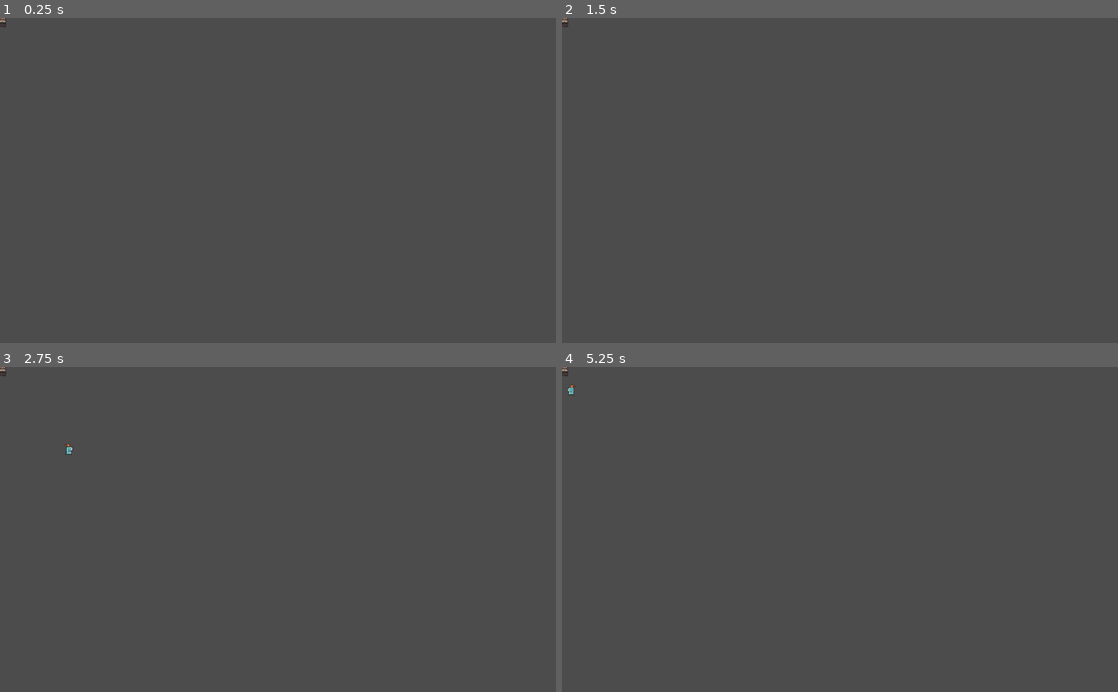
Above: before the commit, frames 1-4 (two rows, left to right).
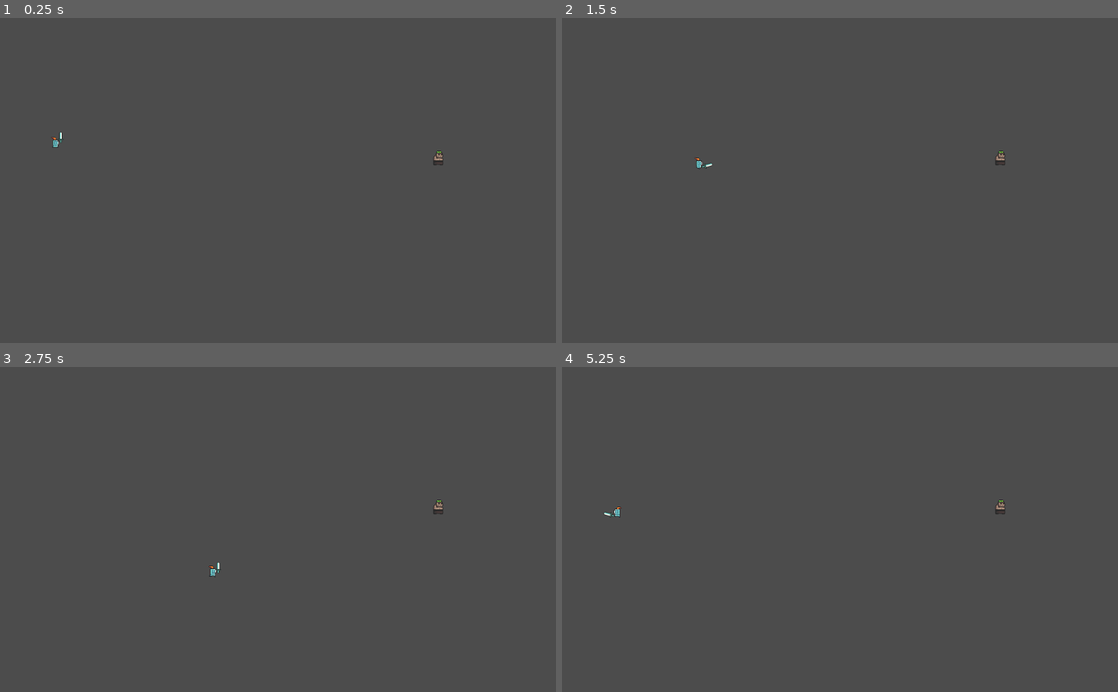
Above: after the commit, the same moments.

Repository: josephmbustamante/ludum-dare-45
Game: Godot game, scene res://Scenes/Main.tscn
The game is run twice, just before and just after one commit, with the same random seed, the same clock (stepped at 60 frames per second) and the same inputs.
Inputs (mouse positions are in pixels of both pictures, inside the frame that each line leads up to):
- Up to frame 1 (0.25 s): no input
- Up to frame 2 (1.5 s): tap Enter at 0.5 s; move the mouse to (962, 164) at 0.52 s; hold Right (right) 0.53-1.28 s; click (962, 164) at 0.6 s; move the mouse to (728, 196) at 1.27 s; hold Down (down) from 1.28 s (still down); click (728, 196) at 1.35 s
- Up to frame 3 (2.75 s): tap Space at 2 s; move the mouse to (333, 458) at 2.02 s; release Down (down) at 2.03 s; hold Right (right) from 2.03 s (still down); click (333, 458) at 2.1 s
- Up to frame 4 (5.25 s): move the mouse to (812, 594) at 2.77 s; release Right (right) at 2.78 s; hold W (up) 2.78-3.53 s; click (812, 594) at 2.85 s; move the mouse to (1006, 578) at 3.52 s; hold Left (left) 3.53-5.03 s; click (1006, 578) at 3.6 s; move the mouse to (673, 480) at 4.27 s; click (673, 480) at 4.35 s; move the mouse to (867, 529) at 5.02 s; hold Down (down) from 5.03 s (still down); click (867, 529) at 5.1 s

The runs differ from the first frame. In frame 1, 0.1% of the frame differs, in the area x 0-80%, y 0-46%; in frame 2, 0.1%; in frame 3, 0.2%, in the area x 0-80%, y 0-65%; in frame 4, 0.2%.

Commit message:
Add sword swing and hit detection

Diff:
--- /dev/null
+++ b/Scenes/Enemy.gd
@@ -0,0 +1,4 @@
+extends KinematicBody2D
+
+func handle_hit():
+	print("Enemy was hit!")
--- a/Scenes/Main.tscn
+++ b/Scenes/Main.tscn
@@ -10,14 +10,17 @@
 [ext_resource path="res://Assets/Sprites/knight_m_run_anim_f1.png" type="Texture" id=8]
 [ext_resource path="res://Assets/Sprites/knight_m_run_anim_f2.png" type="Texture" id=9]
 [ext_resource path="res://Assets/Sprites/knight_m_run_anim_f3.png" type="Texture" id=10]
-[ext_resource path="res://Assets/Sprites/big_zombie_idle_anim_f0.png" type="Texture" id=11]
-[ext_resource path="res://Assets/Sprites/big_zombie_idle_anim_f1.png" type="Texture" id=12]
-[ext_resource path="res://Assets/Sprites/big_zombie_idle_anim_f2.png" type="Texture" id=13]
-[ext_resource path="res://Assets/Sprites/big_zombie_idle_anim_f3.png" type="Texture" id=14]
-[ext_resource path="res://Assets/Sprites/big_zombie_run_anim_f0.png" type="Texture" id=15]
-[ext_resource path="res://Assets/Sprites/big_zombie_run_anim_f1.png" type="Texture" id=16]
-[ext_resource path="res://Assets/Sprites/big_zombie_run_anim_f2.png" type="Texture" id=17]
-[ext_resource path="res://Assets/Sprites/big_zombie_run_anim_f3.png" type="Texture" id=18]
+[ext_resource path="res://Assets/Sprites/weapon_regular_sword.png" type="Texture" id=11]
+[ext_resource path="res://Scenes/Weapon.gd" type="Script" id=12]
+[ext_resource path="res://Scenes/Enemy.gd" type="Script" id=13]
+[ext_resource path="res://Assets/Sprites/big_zombie_idle_anim_f0.png" type="Texture" id=14]
+[ext_resource path="res://Assets/Sprites/big_zombie_idle_anim_f1.png" type="Texture" id=15]
+[ext_resource path="res://Assets/Sprites/big_zombie_idle_anim_f2.png" type="Texture" id=16]
+[ext_resource path="res://Assets/Sprites/big_zombie_idle_anim_f3.png" type="Texture" id=17]
+[ext_resource path="res://Assets/Sprites/big_zombie_run_anim_f0.png" type="Texture" id=18]
+[ext_resource path="res://Assets/Sprites/big_zombie_run_anim_f1.png" type="Texture" id=19]
+[ext_resource path="res://Assets/Sprites/big_zombie_run_anim_f2.png" type="Texture" id=20]
+[ext_resource path="res://Assets/Sprites/big_zombie_run_anim_f3.png" type="Texture" id=21]
 
 [sub_resource type="SpriteFrames" id=1]
 animations = [ {
@@ -40,14 +43,32 @@
 [sub_resource type="RectangleShape2D" id=2]
 extents = Vector2( 5, 10 )
 
+[sub_resource type="Animation" id=5]
+resource_name = "WeaponSwing"
+length = 0.2
+tracks/0/type = "value"
+tracks/0/path = NodePath(".:rotation_degrees")
+tracks/0/interp = 1
+tracks/0/loop_wrap = true
+tracks/0/imported = false
+tracks/0/enabled = true
+tracks/0/keys = {
+"times": PoolRealArray( 0, 0.1, 0.2 ),
+"transitions": PoolRealArray( 1, 1, 1 ),
+"update": 0,
+"values": [ 0.0, 90.0, 0.0 ]
+}
+
+[sub_resource type="RectangleShape2D" id=6]
+
 [sub_resource type="SpriteFrames" id=3]
 animations = [ {
-"frames": [ ExtResource( 11 ), ExtResource( 12 ), ExtResource( 13 ), ExtResource( 14 ) ],
+"frames": [ ExtResource( 14 ), ExtResource( 15 ), ExtResource( 16 ), ExtResource( 17 ) ],
 "loop": true,
 "name": "idle",
 "speed": 12.0
 }, {
-"frames": [ ExtResource( 15 ), ExtResource( 16 ), ExtResource( 17 ), ExtResource( 18 ) ],
+"frames": [ ExtResource( 18 ), ExtResource( 19 ), ExtResource( 20 ), ExtResource( 21 ) ],
 "loop": true,
 "name": "run",
 "speed": 12.0
@@ -63,6 +84,7 @@
 current = true
 
 [node name="Player" type="KinematicBody2D" parent="."]
+position = Vector2( 100, 225 )
 script = ExtResource( 1 )
 
 [node name="AnimatedSprite" type="AnimatedSprite" parent="Player"]
@@ -73,7 +95,27 @@
 position = Vector2( 0, 5 )
 shape = SubResource( 2 )
 
-[node name="Enemy" type="KinematicBody2D" parent="."]
+[node name="Weapon" type="Sprite" parent="Player"]
+position = Vector2( 5, 5 )
+texture = ExtResource( 11 )
+centered = false
+offset = Vector2( 0, -20 )
+script = ExtResource( 12 )
+
+[node name="AnimationPlayer" type="AnimationPlayer" parent="Player/Weapon"]
+anims/WeaponSwing = SubResource( 5 )
+
+[node name="Area2D" type="Area2D" parent="Player/Weapon"]
+
+[node name="CollisionShape2D" type="CollisionShape2D" parent="Player/Weapon/Area2D"]
+position = Vector2( 20, -5 )
+shape = SubResource( 6 )
+
+[node name="Enemy" type="KinematicBody2D" parent="." groups=[
+"enemy",
+]]
+position = Vector2( 805, 255 )
+script = ExtResource( 13 )
 
 [node name="AnimatedSprite" type="AnimatedSprite" parent="Enemy"]
 frames = SubResource( 3 )
@@ -82,3 +124,4 @@
 [node name="CollisionShape2D" type="CollisionShape2D" parent="Enemy"]
 position = Vector2( 0, 5 )
 shape = SubResource( 4 )
+[connection signal="body_entered" from="Player/Weapon/Area2D" to="Player/Weapon" method="_on_Area2D_body_entered"]
--- a/Scenes/Player.gd
+++ b/Scenes/Player.gd
@@ -1,6 +1,8 @@
 extends KinematicBody2D
 
 export var speed: int = 200
+
+var facing_left: bool = false
 
 # Called when the node enters the scene tree for the first time.
 func _ready() -> void:
@@ -23,9 +25,17 @@
 	else:
 		$AnimatedSprite.play("idle")
 
-	if velocity.x < 0:
-		$AnimatedSprite.flip_h = true
-	elif velocity.x > 0:
-		$AnimatedSprite.flip_h = false
+	if velocity.x < 0 && !facing_left:
+		scale.x *= -1
+		facing_left = true
+	elif velocity.x > 0 && facing_left:
+		scale.x *= -1
+		facing_left = false
+
+	if Input.is_action_just_pressed("click"):
+		$Weapon.attack()
 
 	move_and_slide(velocity)
+
+func handle_hit():
+	print("player was hit!")
--- /dev/null
+++ b/Scenes/Weapon.gd
@@ -0,0 +1,9 @@
+extends Sprite
+
+func attack():
+	$AnimationPlayer.play("WeaponSwing")
+
+func _on_Area2D_body_entered(body: PhysicsBody2D) -> void:
+	if body.is_in_group("enemy"):
+		if body.has_method("handle_hit"):
+			body.handle_hit()
Not shown: 1 places in Scenes/Main.tscn that only renumber resources
